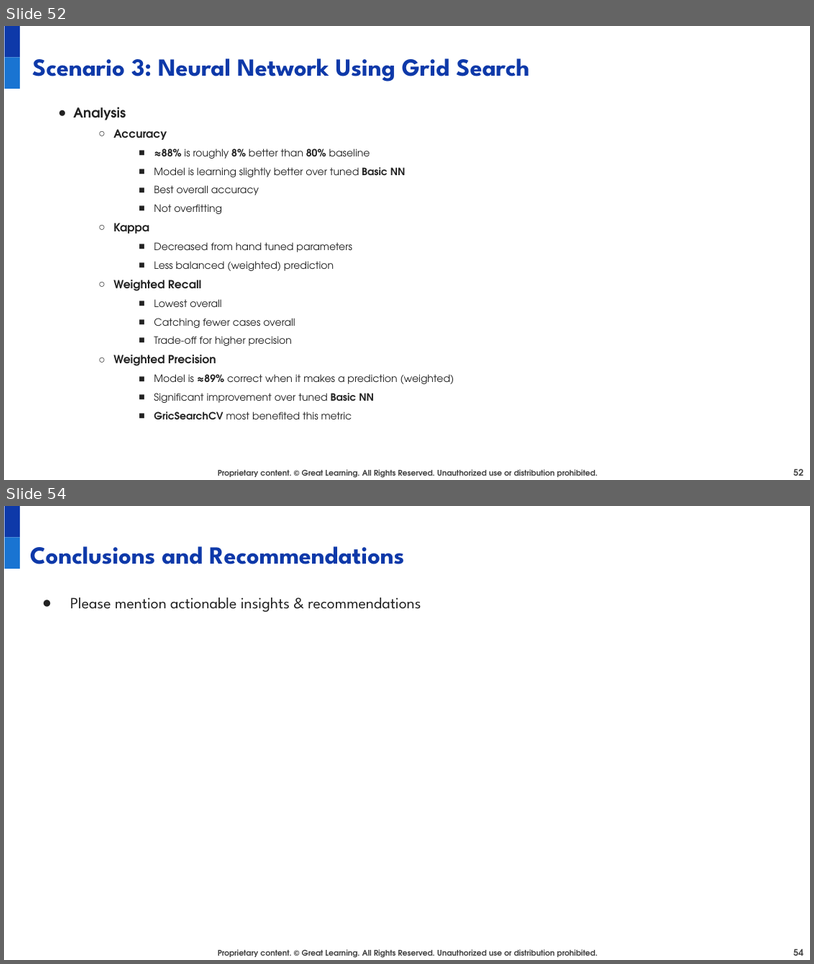
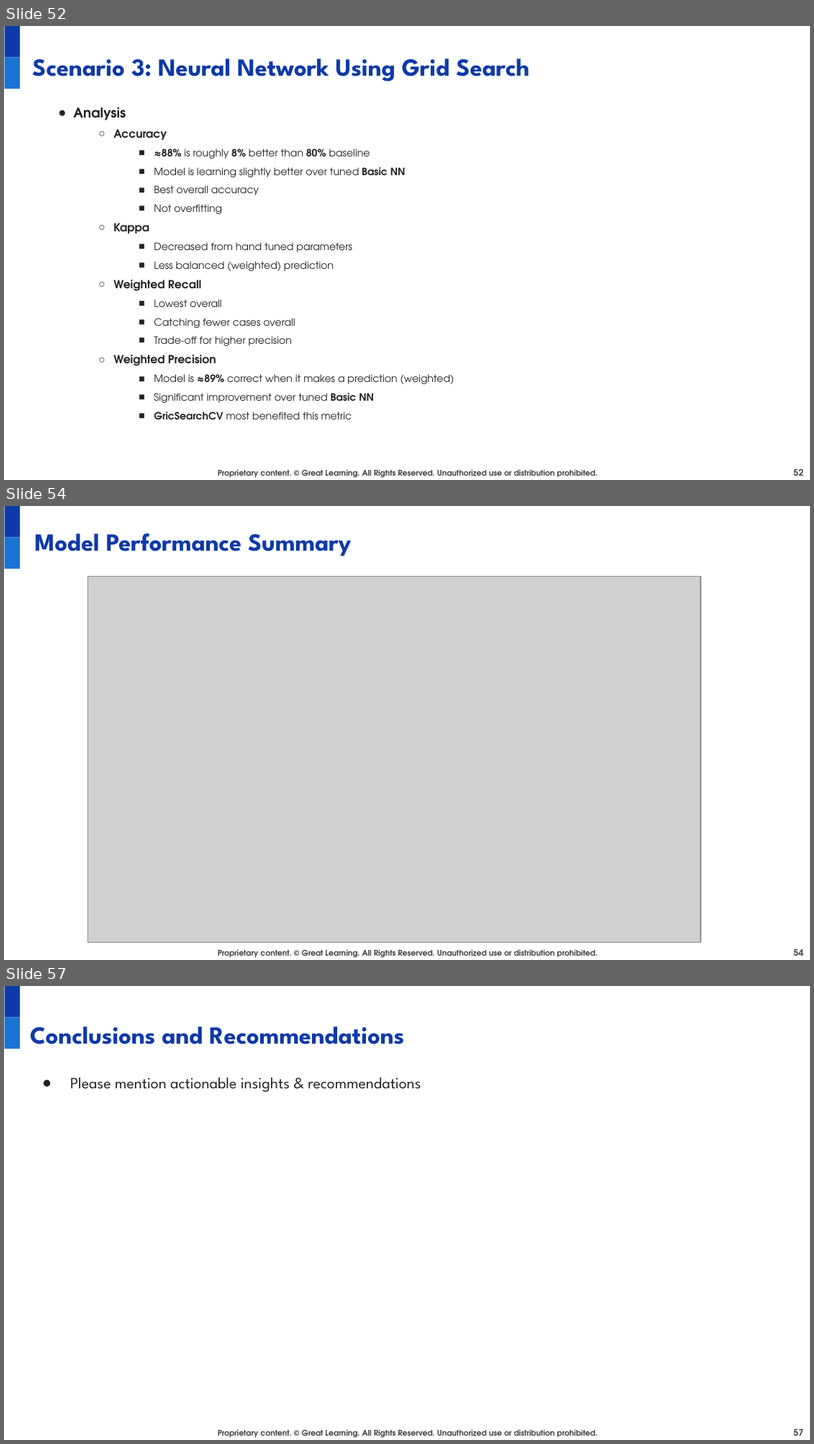
Before and after one commit to juanbucz/GreatLearning-TermProjects, a slide deck: Neural Networks - Loan Default/Loan Default Prediction Presentation - Business Interpretation - John Buczkowski.pptx. Shown one above the other, each under a label of ours: slides 52 and 54 before the commit, slides 52, 54 and 57 after it; the slides between them are not shown. The pictures are 814x964 and 814x1444 pixels, drawn with LibreOffice and Linux fonts; fonts in the diff are those of the drawing; grey boxes stand for pictures; background and template pictures are left out. Boxes give left, top, right and bottom in pixels: in the first picture for what was removed or moved away, otherwise in the second. Text is boxed around its words. In the diff, an @@ line names an element or a change of style, - is before the commit and + after.

Commit message:
GL NN Loan Default Prediction Presentation - Completed models analysis and comparisons

```diff
--- a/Neural Networks - Loan Default/Loan Default Prediction Presentation - Business Interpretation - John Buczkowski.pptx
+++ b/Neural Networks - Loan Default/Loan Default Prediction Presentation - Business Interpretation - John Buczkowski.pptx
@@ slide 54 added at [4,506,810,960], background #FFFFFF; not listed: 3 template elements that a slide beside it also shows @@
@@ text added at [35,533,351,556], 22 pt, text #0E39A9, bold @@
+Model Performance Summary
@@ picture added at [88,576,702,942] @@
@@ page number added at [794,949,804,955], 8 pt, text #434343, bold @@
+54
@@ what was slide 54 is now slide 57 @@
@@ page number at [794,1429,804,1435]: text changed @@
-54
+57
```
Also in this commit, not shown: 1 slide changed, 2 other slides added.
